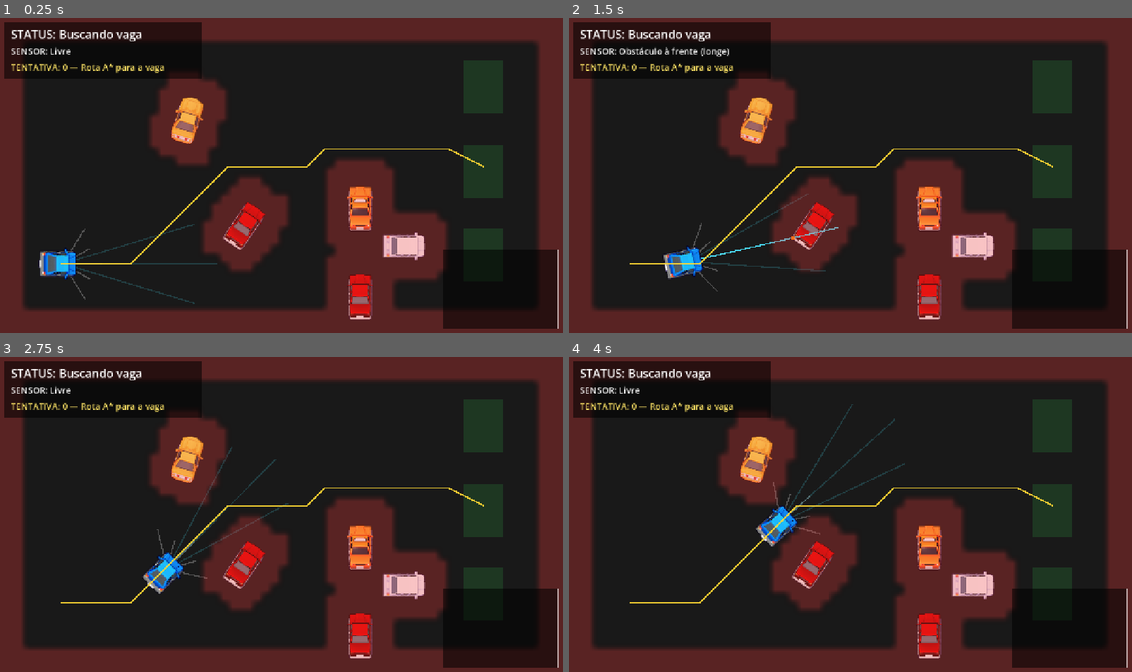
Above: before the commit, frames 1-4 (two rows, left to right).
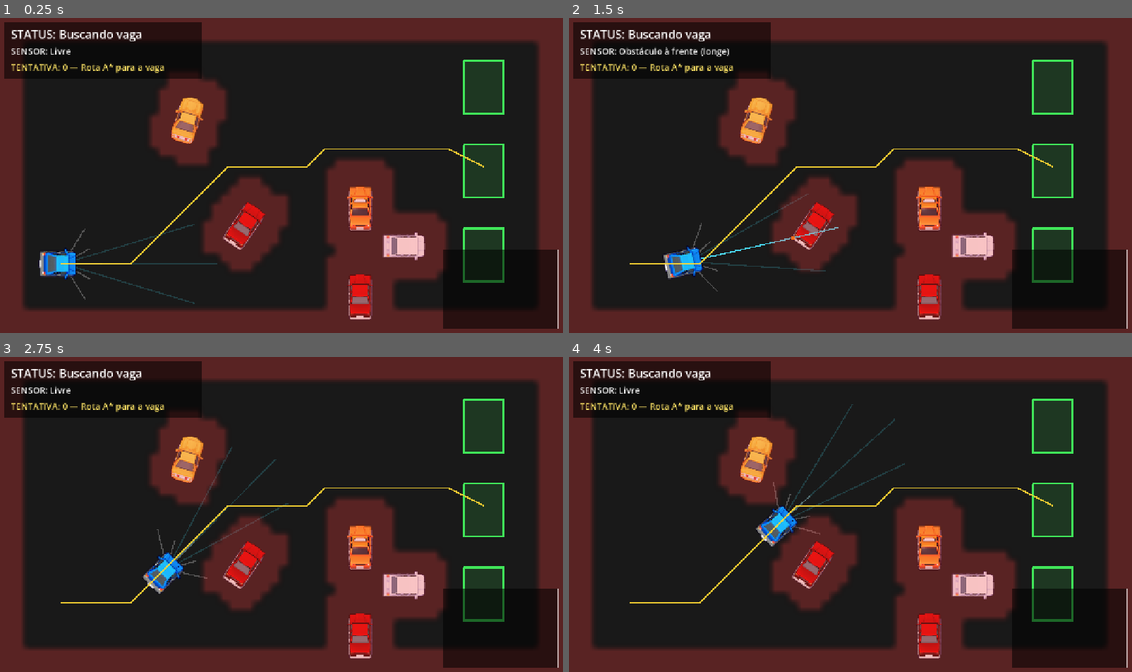
Above: after the commit, the same moments.

Repository: omurilomota/estacionamento-automatico-godot
Game: Godot game, scene res://scenes/Mundo.tscn
Same seed, same stepped clock (60 frames per second), same inputs: the game is played once before the commit and once after it.
Inputs:
- Up to frame 1 (0.25 s): no input
- Up to frame 2 (1.5 s): tap Enter at 0.5 s; tap 1 at 0.6 s; tap 3 at 1.35 s
- Up to frame 3 (2.75 s): tap R at 2.1 s
- Up to frame 4 (4 s): tap 1 at 2.85 s; tap 3 at 3.6 s

The runs differ from the first frame. In frame 1, 0.7% of the frame differs, in the area x 82-90%, y 13-85%; in frame 2, 0.7%; in frame 3, 0.7%; in frame 4, 0.7%.
Error after the commit: Trying to assign value of type 'Line2D' to a variable of type 'Polygon2D'. (res://scripts/Vaga.gd:7)

Commit message:
Vaga: contorno com Line2D (Polygon2D não tem stroke_color no Godot 4.7)
O erro travava o _ao_corpo_entrar no meio: o carro chegava na vaga mas
nunca entrava em ALINHANDO (só parava em cima). Agora o contorno usa
Line2D (width + default_color) e o estacionamento acontece de verdade.

Diff:
--- a/scenes/Vaga.tscn
+++ b/scenes/Vaga.tscn
@@ -14,11 +14,10 @@
 color = Color(0.25, 0.9, 0.35, 0.15)
 polygon = PackedVector2Array(-45, -60, 45, -60, 45, 60, -45, 60)
 
-[node name="Contorno" type="Polygon2D" parent="."]
-polygon = PackedVector2Array(-45, -60, 45, -60, 45, 60, -45, 60)
-color = Color(0, 0, 0, 0)
-stroke_width = 4.0
-stroke_color = Color(0.25, 0.9, 0.35, 1)
+[node name="Contorno" type="Line2D" parent="."]
+points = PackedVector2Array(-45, -60, 45, -60, 45, 60, -45, 60, -45, -60)
+width = 4.0
+default_color = Color(0.25, 0.9, 0.35, 1)
 
 [node name="Area" type="CollisionShape2D" parent="."]
 shape = SubResource("RectangleShape2D_vaga")
--- a/scripts/Vaga.gd
+++ b/scripts/Vaga.gd
@@ -19,6 +19,6 @@
 		return
 	if corpo.has_method("entrar_estado_alinhando"):
 		ocupada = true
-		contorno.stroke_color = cor_ocupada
+		contorno.default_color = cor_ocupada
 		fundo.color = Color(cor_ocupada, 0.15)
 		corpo.entrar_estado_alinhando(rotacao_alvo, global_position)
